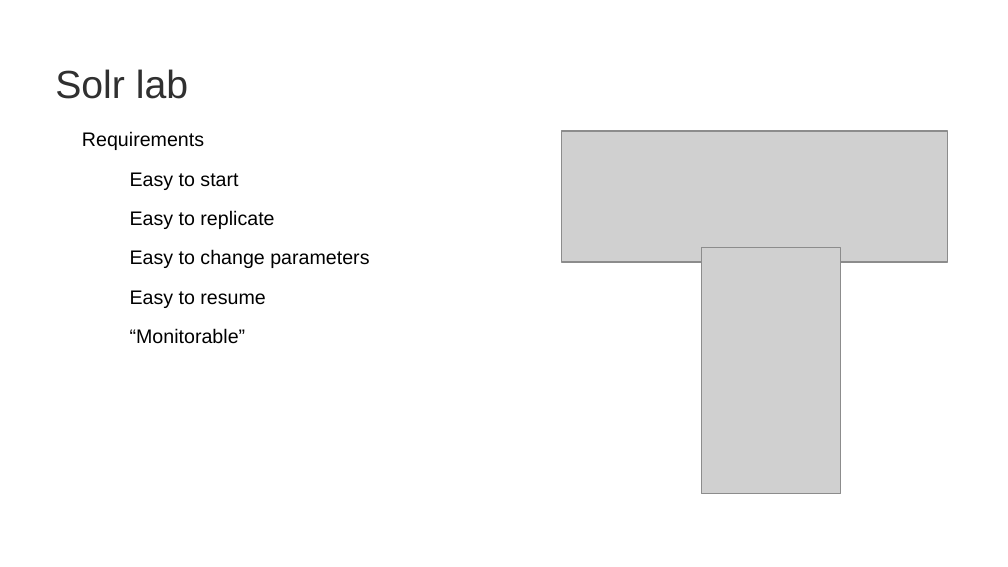
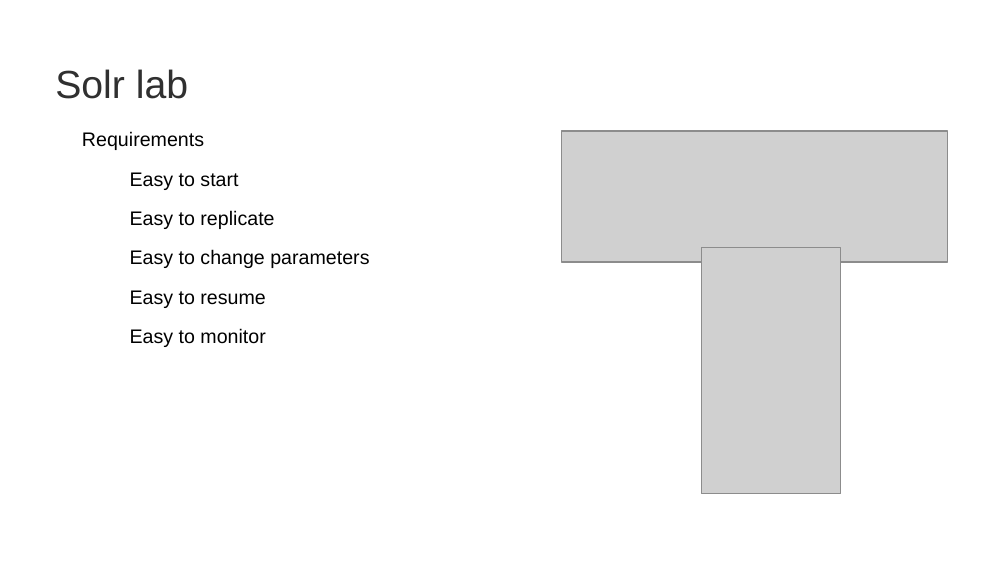
Before and after one commit to OrderOfTheBee/beecon, a slide deck: slide 7 of 2017/assets/files/L21/BeeCon2017.odp. Drawn at 1008x567 pixels with LibreOffice and Linux fonts; fonts in the diff are those of the drawing; grey boxes stand for pictures; background and template pictures are left out. Boxes give left, top, right and bottom in pixels: in the first picture for what was removed or moved away, otherwise in the second. Text is boxed around its words. In the diff, an @@ line names an element or a change of style, - is before the commit and + after.

```diff
--- a/2017/assets/files/L21/BeeCon2017.odp
+++ b/2017/assets/files/L21/BeeCon2017.odp
@@ text at [130,328,265,347]: text changed @@
-  − “Monitorable”
+  − Easy to monitor
```
Also in this commit, not shown: 4 other slides changed, 26 other files.
